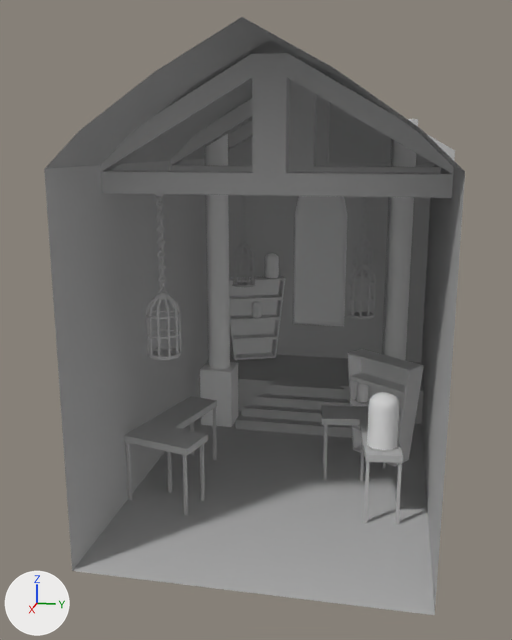
Two versions of the OBJ model FunGame/Assets/Assets/EnvironmentAssets/BackGrounds/Song/blockout.obj, one commit apart.
One viewpoint serves both versions: a 50 mm camera at (8.65, 1.46, 4.71) aimed at (-1.21, -0.52, 2.24). The lights are fixed; the arrows at lower left show +X, +Y and +Z. Where no turn or scale is listed for an object, it has been applied to the vertices. Vertices at the same position are counted once.

Names of what the first picture shows: 'blockout'.
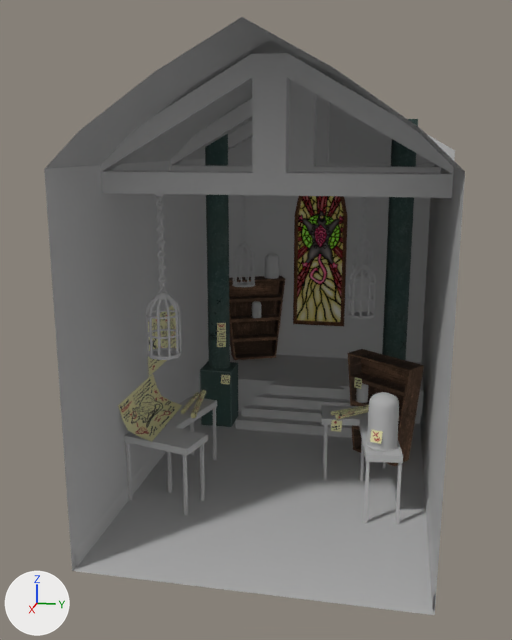
The change, as a diff of the scene's bpy script:
```diff
--- a/FunGame/Assets/Assets/EnvironmentAssets/BackGrounds/Song/blockout.obj.py
+++ b/FunGame/Assets/Assets/EnvironmentAssets/BackGrounds/Song/blockout.obj.py
@@ img_notes_png @@
+img_notes_png = load_image('Notes.png', 'Notes.png', 512, 512, 'sRGB')
@@ img_seperatebits_songbgstuff_albedotransparency_png @@
+img_seperatebits_songbgstuff_albedotransparency_png = load_image('SeperateBits_SongBGStuff_AlbedoTransparency.png', 'SeperateBits_SongBGStuff_AlbedoTransparency.png', 1024, 1024, 'sRGB')
@@ mat_lambert4sg @@
 mat_lambert4sg = principled_material('lambert4SG')
-mat_lambert4sg.base_color = (0.8, 0.8, 0.8)  # white #e7e7e7
+mat_lambert4sg.texture = img_seperatebits_songbgstuff_albedotransparency_png
 mat_lambert4sg.roughness = 1.0
@@ mat_lambert2sg @@
 mat_lambert2sg = principled_material('lambert2SG')
-mat_lambert2sg.base_color = (0.8, 0.8, 0.8)  # white #e7e7e7
+mat_lambert2sg.base_color = (0.5, 0.5, 0.5)  # grey #bcbcbc
 mat_lambert2sg.roughness = 1.0
@@ mat_lambert5sg @@
+mat_lambert5sg = principled_material('lambert5SG')
+mat_lambert5sg.texture = img_notes_png
+mat_lambert5sg.roughness = 1.0
@@ me_blockout @@
 # used by ob_blockout; location = (0.0, 0.0, 0.0)
-me_blockout.from_pydata(...)  # 4796 vertices, 5999 faces; spans x -4.96..2.01, y -2.01..2.01, z 0.0..5.82
+me_blockout.from_pydata(...)  # 4926 vertices, 6132 faces; spans x -4.96..2.01, y -2.01..2.01, z 0.0..5.82
+# me_blockout part 1: the loose piece of 4 vertices spanning x -2.03..-0.68, y -2.0, z 1.36..2.36 is rebuilt with 4 vertices and now spans x -2.04..-0.68, y -2.0, z 1.45..2.26, in mat_lambert5sg (picture img_notes_png)
+# me_blockout part 2
+# 86 vertices are added at x -4.88..0.16, y -2.01..2.01, z 0.0..1.82
+# 10 new vertices lie (0.77, 0.0, 0.0) away from vertices in x -1.34, y -1.49..-1.43, z 0.96..1.02
+# 10 new vertices lie (0.46, -0.62, 0.0) away from vertices in x -1.41..-1.36, y 1.25..1.28, z 0.96..1.02
+# 7 new vertices lie (0.99, 0.12, 0.0) away from vertices in x -1.42..-1.41, y -1.42..-1.34, z 0.96..1.04
+# 6 new vertices lie (6.81, 0.0, 0.0) away from vertices in x -4.88, y -2.01..2.01, z 0.0..0.21
+# 6 new vertices lie (0.03, -0.01, -0.15) away from vertices in x -2.5..0.16, y -1.37..1.38, z 0.93..1.22
+# 5 new vertices lie (1.36, 0.0, 0.0) away from vertices in x -0.89, y -2.0..-1.56, z 0.97..1.43
+# 129 new faces join them, mat_lambert5sg (picture img_notes_png)
+# 4 new faces join them, mat_initialshadinggroup (grey #bcbcbc)
+# me_blockout part 3: 92 kept faces spanning x -1.44..0.58, y -2.0..1.64, z 0.0..0.96 get new texture (UV) coordinates
 me_blockout.materials.append(mat_initialshadinggroup)
@@ me_blockout @@
 me_blockout.materials.append(mat_lambert3sg)
+me_blockout.materials.append(mat_lambert5sg)  # picture img_notes_png
```

Location of each change, [x1, y1, x2, y2] in pixels of the pictures (512 x 640 px):
'blockout', surface changed, recoloured, reshaped
    both: [44, 17, 465, 615]
part 1 of me_blockout, rebuilt (17% shorter)
    before: [148, 297, 176, 383]
    after: [148, 305, 176, 376]
part 2 of me_blockout, added
    after: [74, 323, 436, 608]
part 3 of me_blockout, surface changed
    both: [124, 396, 403, 470]
